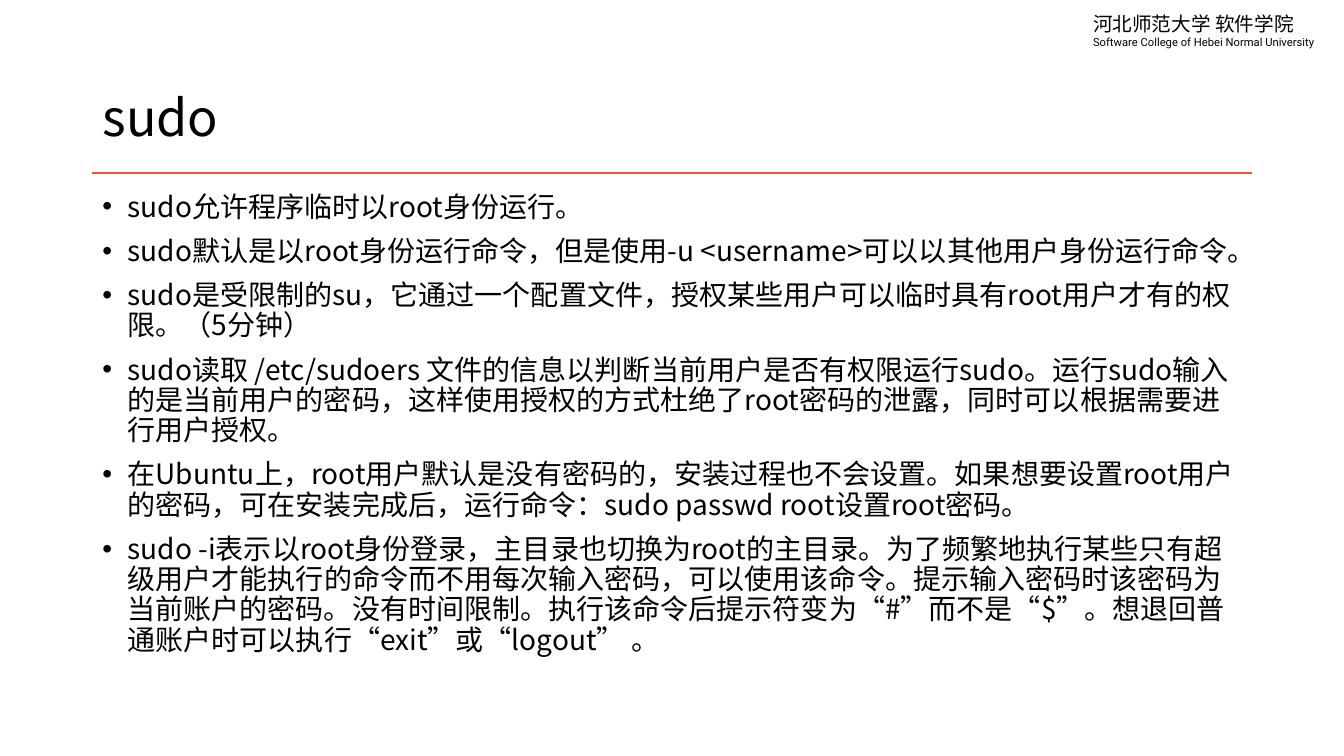
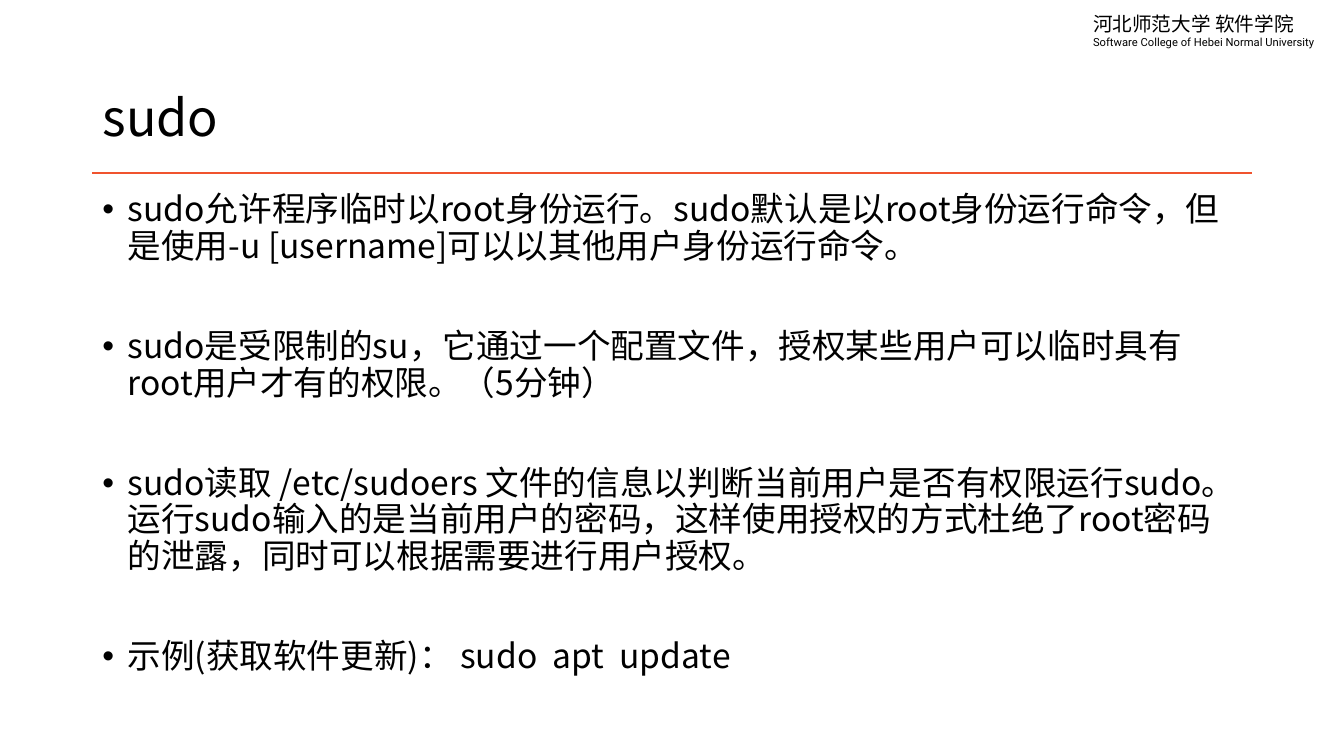
Before and after one commit to edu2act/course-linux-system, a slide deck: slide 10 of materials/slides/ch05-user-managment.pptx. Drawn at 1344x756 pixels with LibreOffice and Linux fonts; fonts in the diff are those of the drawing. Boxes give left, top, right and bottom in pixels: in the first picture for what was removed or moved away, otherwise in the second. Text is boxed around its words. In the diff, an @@ line names an element or a change of style, - is before the commit and + after.

```diff
--- a/materials/slides/ch05-user-managment.pptx
+++ b/materials/slides/ch05-user-managment.pptx
@@ text at [128,192,1220,264]: text changed; size 20 to 24 pt @@
-• sudo允许程序临时以root身份运行。
-• sudo默认是以root身份运行命令，但是使用-u <username>可以以其他用户身份运行命令。
+• sudo允许程序临时以root身份运行。sudo默认是以root身份运行命令，但是使用-u [username]可以以其他用户身份运行命令。
@@ text at [128,329,1235,572]: size 20 to 24 pt in "sudo是受限制的su，它通过一个配置文件，授权某些用户可以临时具有root用户才有的权限。（5分钟）", "sudo读取 /etc/sudoers 文件的信息以判断当前用户是否有权限运行sudo。运行sudo输入的是当前用户的密 ..." @@
@@ text at [128,639,730,676]: text changed; size 20 to 24 pt @@
-• 在Ubuntu上，root用户默认是没有密码的，安装过程也不会设置。如果想要设置root用户的密码，可在安装完成后，运行命令：sudo passwd root设置root密码。
-• sudo -i表示以root身份登录，主目录也切换为root的主目录。为了频繁地执行某些只有超级用户才能执行的命令而不用每次输入密码，可以使用该命令。提示输入密码时该密码为当前账户的密码。没有时间限制。执行该命令后提示符变为“#”而不是“$”。想退回普通账户时可以执行“exit”或“logout” 。
+• 示例(获取软件更新)： sudo apt update
```
Also in this commit, not shown: 11 other slides changed, 2 slides added, 4 slides removed, 4 other files.
